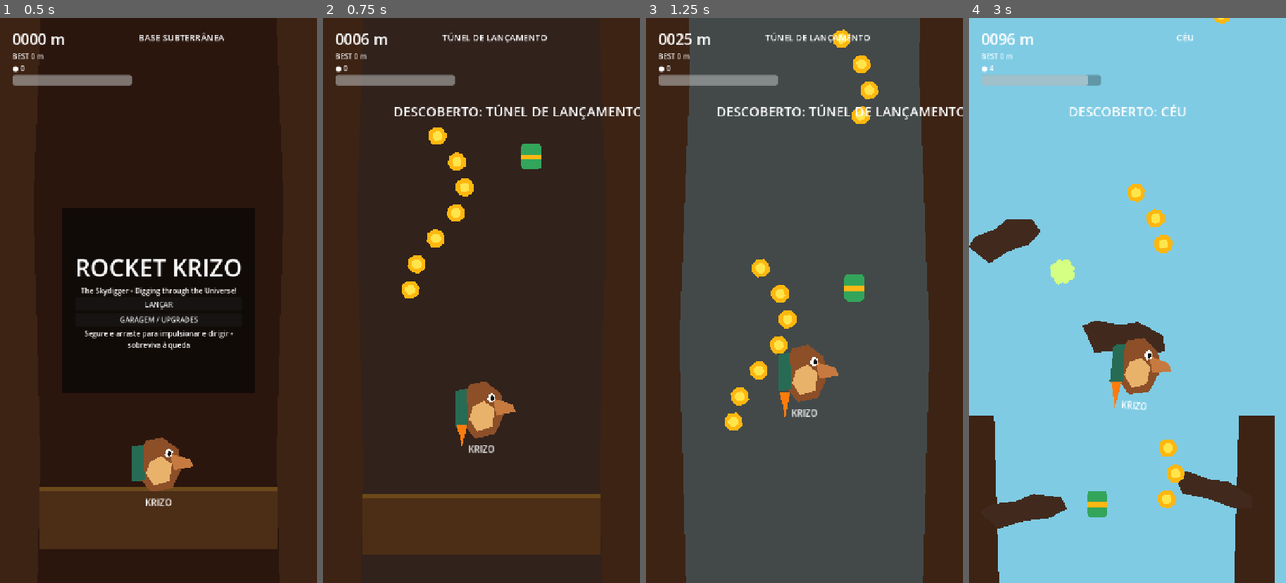
Above: before the commit, frames 1-4 (left to right).
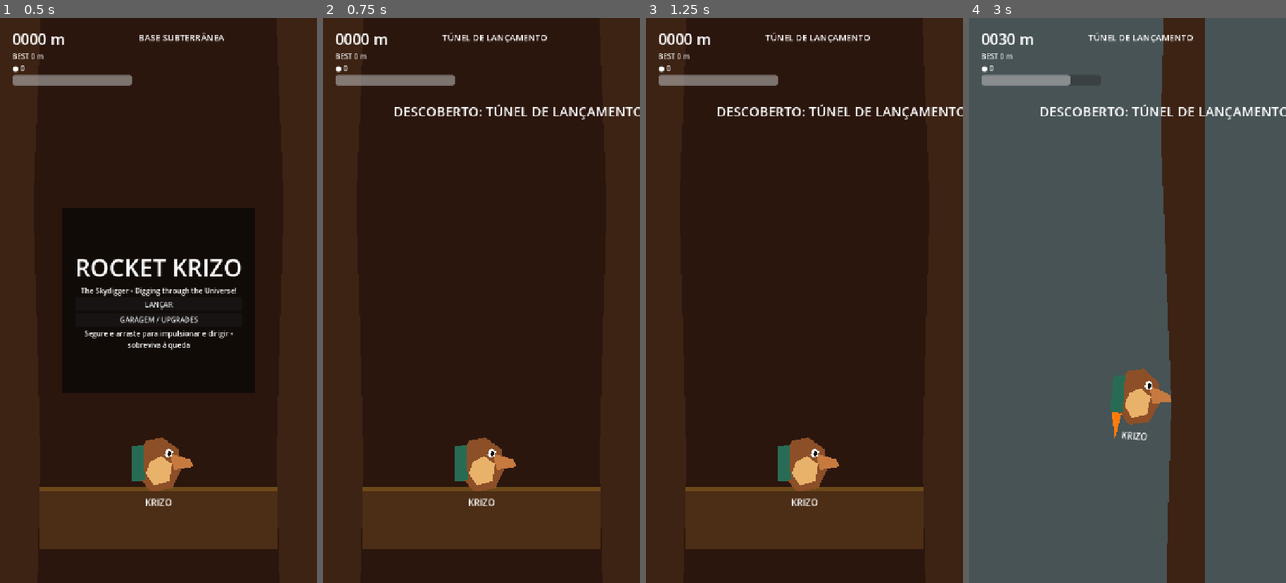
Above: after the commit, the same moments.

Repository: andrefa/krizo
Game: Godot game, scene res://scenes/game/game.tscn
Two runs of this game, one before a commit and one after it. Both use one fixed random seed, a clock stepped at 60 frames per second and the inputs below.
Inputs (mouse positions are in pixels of both pictures, inside the frame that each line leads up to):
- Up to frame 1 (0.5 s): no input
- Up to frame 2 (0.75 s): click "LANÇAR" at 0.5 s
- Up to frame 3 (1.25 s): no input
- Up to frame 4 (3 s): move the mouse to (1197, 272) at 1.27 s; press the mouse at (1197, 272) at 1.28 s; hold D (move_right) 1.28-2 s; release the mouse at (1197, 272) at 2 s; drag from (1064, 328) to (1178, 537) at 2.02 s; move the mouse to (1159, 176) at 2.77 s; press the mouse at (1159, 176) at 2.78 s; hold D (move_right) from 2.78 s (still down)

Frame 1 is identical in both runs. In frame 2, 6.1% of the frame differs, in the area x 12-88%, y 2-95%; in frame 3, 75%; in frame 4, 99%, in the area x 0-100%, y 0-100%.
Error after the commit: Parse Error: No constructor of "PackedVector2Array" matches the signature "PackedVector2Array(Vector2, Vector2, Vector2, Vector2)". (res://scripts/game/run_gen…

Commit message:
Add clouds and space decoration without final assets

Diff:
--- a/scripts/game/run_generator.gd
+++ b/scripts/game/run_generator.gd
@@ -40,6 +40,7 @@
 		_spawn_fuel(center_x, top_y)
 
 	_spawn_coin_trail(center_x, top_y)
+	_spawn_environment_decor(center_x, top_y, altitude_m)
 
 	# GDD rarity order: Gas > Turbo > Nitro > Plasma.
 	if index >= 2 and randf() < 0.42:
@@ -95,6 +96,28 @@
 		coin.position = Vector2(coin_x + sin(float(i) * 0.8) * 62.0, top_y + 70.0 + float(i) * 58.0)
 		add_child(coin)
 
+func _spawn_environment_decor(center_x: float, top_y: float, altitude_m: int) -> void:
+	if altitude_m >= 1050:
+		var star_count: int = 5 + randi_range(0, 5)
+		for _i: int in range(star_count):
+			var star: Polygon2D = Polygon2D.new()
+			var radius: float = randf_range(2.0, 5.5)
+			star.polygon = PackedVector2Array(Vector2(0.0, -radius), Vector2(radius, 0.0), Vector2(0.0, radius), Vector2(-radius, 0.0))
+			star.color = Color(1.0, randf_range(0.78, 1.0), randf_range(0.72, 1.0), randf_range(0.5, 0.95))
+			star.position = Vector2(center_x + randf_range(-390.0, 390.0), top_y + randf_range(20.0, GameBalance.CHUNK_HEIGHT - 20.0))
+			star.z_index = -2
+			add_child(star)
+	elif altitude_m >= 300 and altitude_m < 800:
+		var cloud_count: int = 1 + randi_range(0, 2)
+		for _i: int in range(cloud_count):
+			var cloud: Polygon2D = Polygon2D.new()
+			cloud.polygon = PackedVector2Array(Vector2(-55,-4),Vector2(-35,-20),Vector2(-10,-15),Vector2(8,-30),Vector2(30,-18),Vector2(58,-2),Vector2(42,14),Vector2(-42,14))
+			cloud.color = Color(0.92,0.96,1.0,0.48)
+			cloud.position = Vector2(center_x + randf_range(-380.0, 380.0), top_y + randf_range(50.0, 450.0))
+			cloud.scale = Vector2(randf_range(0.8,1.7), randf_range(0.7,1.25))
+			cloud.z_index = -2
+			add_child(cloud)
+
 func _spawn_boost(center_x: float, top_y: float, difficulty: float) -> void:
 	if boost_scene == null:
 		return
